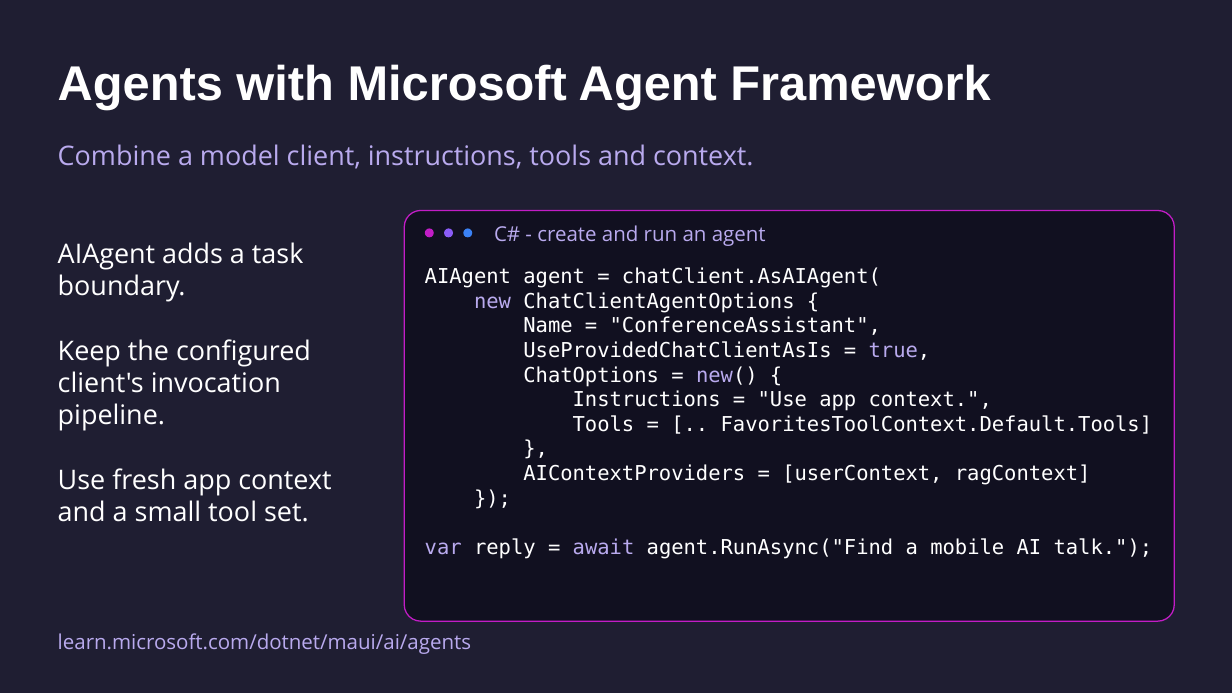
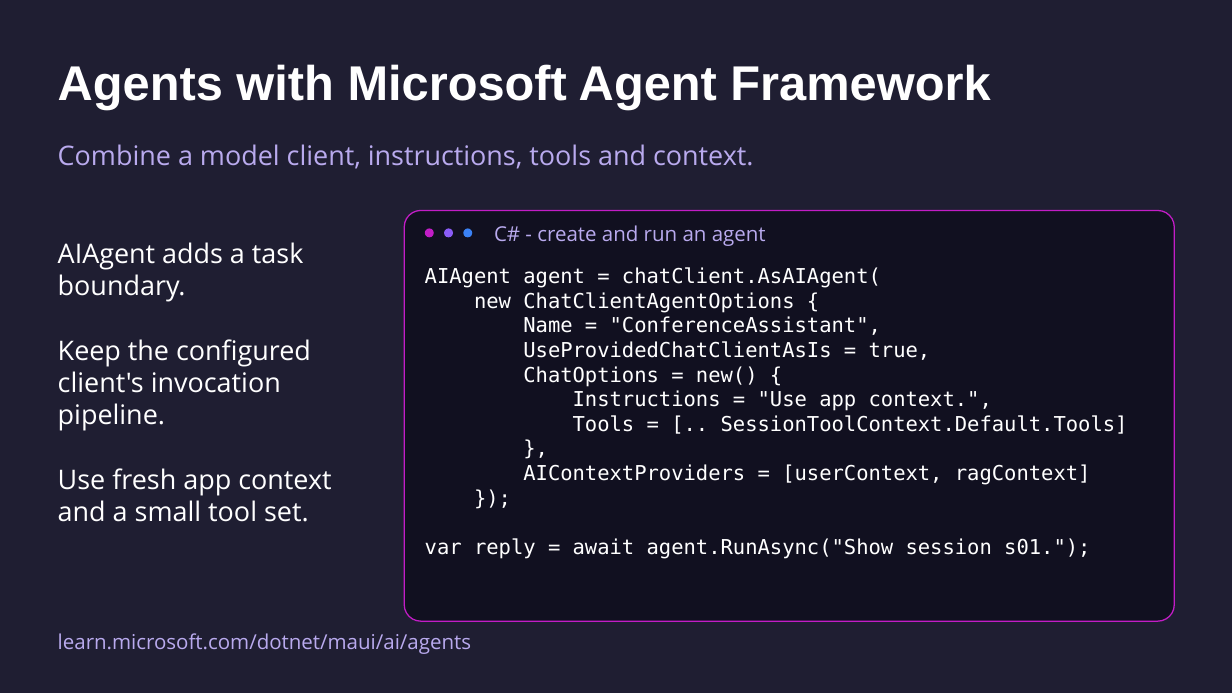
Before and after one commit to mattleibow/dotnetconf2026, a slide deck: slide 26 of slides.pptx. Drawn at 1232x693 pixels with LibreOffice and Linux fonts; fonts in the diff are those of the drawing. Boxes give left, top, right and bottom in pixels: in the first picture for what was removed or moved away, otherwise in the second. Text is boxed around its words. In the diff, an @@ line names an element or a change of style, - is before the commit and + after.

```diff
--- a/slides.pptx
+++ b/slides.pptx
@@ text at <box>474,292,931,387</box>: text colour #B9AAEE to #FFFFFF in "new", "true,", "new()" @@
@@ text at <box>573,415,1128,434</box>: text changed @@
-Tools = [.. FavoritesToolContext.Default.Tools]
+Tools = [.. SessionToolContext.Default.Tools]
@@ text at <box>425,538,1090,559</box>: text changed @@
-var reply = await agent.RunAsync("Find a mobile AI talk.");
+var reply = await agent.RunAsync("Show session s01.");
```
Also in this commit, not shown: 8 other slides changed, 1 slide added, 1 slide removed.
